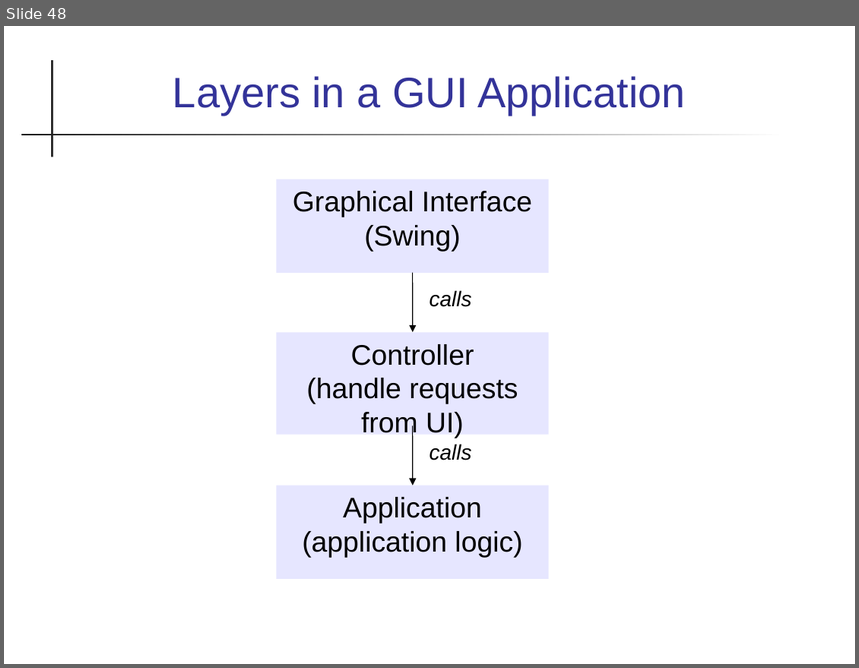
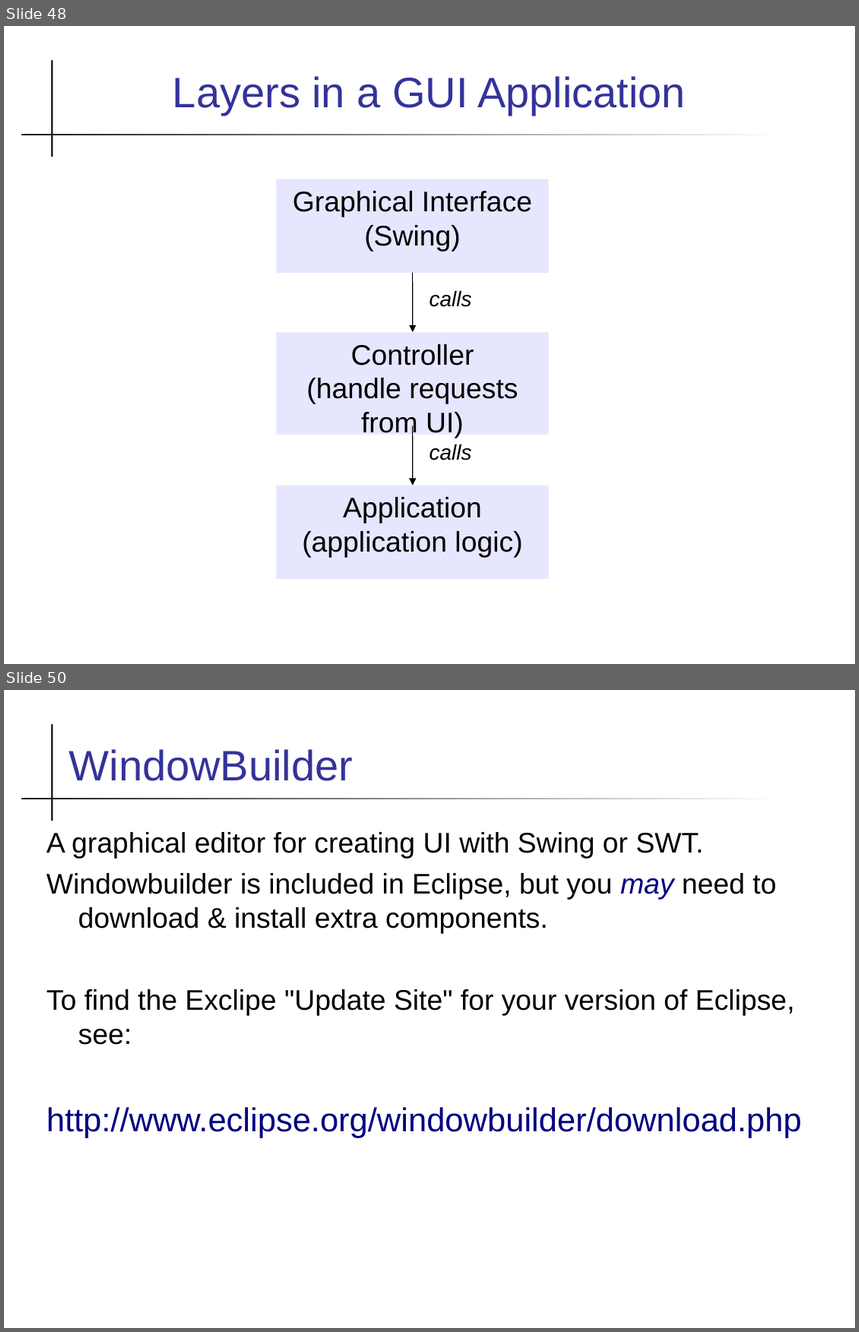
Before and after one commit to skeoop/skeoop.github.io, a slide deck: week7/Graphics-1.ppt. Shown one above the other, each under a label of ours: slide 48 before the commit, slides 48 and 50 after it; the slides between them are not shown. The pictures are 859x668 and 859x1332 pixels, drawn with LibreOffice and Linux fonts; fonts in the diff are those of the drawing. Boxes give left, top, right and bottom in pixels: in the first picture for what was removed or moved away, otherwise in the second. Text is boxed around its words. In the diff, an @@ line names an element or a change of style, - is before the commit and + after.

```diff
--- a/week7/Graphics-1.ppt
+++ b/week7/Graphics-1.ppt
@@ slide 50 added at (4, 690, 855, 1328), background #FFFFFF; not listed: 2 template elements that a slide beside it also shows @@
@@ title added at (69, 749, 353, 781), 36 pt, text #333399 @@
+WindowBuilder
@@ text added at (47, 832, 802, 1138), 24 pt, text #000000 @@
+A graphical editor for creating UI with Swing or SWT.
+Windowbuilder is included in Eclipse, but you may need to download & install extra components.
+To find the Exclipe "Update Site" for your version of Eclipse, see:
+http://www.eclipse.org/windowbuilder/download.php
```
Also in this commit, not shown: 2 slides changed, 1 other slide added, 5 other files.
